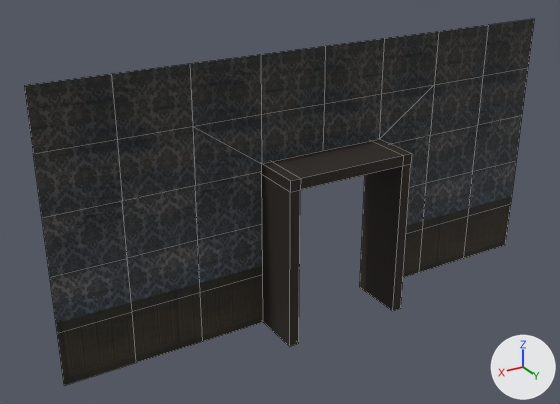
The FBX model Unity5Project/Assets/_Models/Mansion_wall_door.FBX, before and after one commit.
Both versions are drawn from a camera (50 mm lens) standing at (5.89, 8.62, 6.18) and looking at (0.69, -0.03, 1.86). Lighting does not change. The marker at lower right points along +X, +Y and +Z. Mesh edges are drawn as thin lines. Where no turn or scale is listed for an object, it has been applied to the vertices.

The older version as bpy lines, for what is in view:
```python
me_mesh = bpy.data.meshes.new('Mesh')
me_mesh.from_pydata(...)  # 53 vertices, 36 faces; spans x -3.99..3.99, y 0.0, z -0.01..3.99
me_mesh.materials.append(mat_villa_wand)  # picture img_villen_panel_jpg
me_mesh_001 = bpy.data.meshes.new('Mesh.001')
me_mesh_001.from_pydata(...)  # 24 vertices, 22 faces; spans x -1.0..1.0, y -0.43..0.43, z -1.25..1.26
me_mesh_001.materials.append(mat_wood_dark)  # picture img_wood_dark_jpg
# before: 0 (-1.0, 0.42, -1.25) at pixel (400, 308), 1 (1.0, 0.42, -1.25) at pixel (289, 346), 2 (-1.0, 0.43, 1.26) at pixel (411, 153), 3 (1.0, 0.43, 1.26) at pixel (290, 180), 8 (-1.0, 0.43, 1.1) at pixel (410, 164)
# before: 9 (1.0, 0.43, 1.1) at pixel (290, 192), 12 (-0.85, 0.43, 1.26) at pixel (403, 155), 13 (0.85, 0.43, 1.26) at pixel (300, 178), 14 (0.85, 0.42, -1.25) at pixel (298, 343), 15 (-0.85, 0.42, -1.25) at pixel (392, 311)
# before: 20 (-0.85, 0.43, 1.1) at pixel (402, 166), 21 (0.85, 0.43, 1.1) at pixel (300, 189)
ob_tuerrahmen = bpy.data.objects.new('tuerrahmen', me_mesh_001)
ob_tuerrahmen.location = (0.0, 0.32, 1.24)
ob_wand = bpy.data.objects.new('wand_', me_mesh)
ob_wand.location = (0.0, 0.0, 0.0)
```
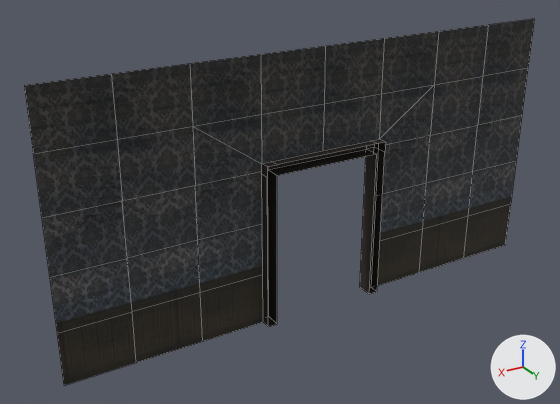
The newer file is also turned or shifted as a whole; pictures and numbers use the older file's frame.

Boxes [x1, y1, x2, y2] around the edits, measured in the pictures (560 x 404 px):
'tuerrahmen', reshaped (18% narrower, 9% shorter)
    before: [262, 139, 412, 346]
    after: [262, 139, 385, 327]
part 1 of me_mesh_001, cut back
    before: [263, 139, 412, 346]
    after: [263, 139, 385, 327]
part 2 of me_mesh_001, surface changed
    after: [267, 145, 374, 316]

Patch to the scene script:
```diff
--- a/Unity5Project/Assets/_Models/Mansion_wall_door.FBX.py
+++ b/Unity5Project/Assets/_Models/Mansion_wall_door.FBX.py
@@ me_mesh_001 @@
 # used by ob_tuerrahmen; location = (0.0, 0.32, 1.24)
 # verts and faces of me_mesh_001; kept vertices keep their numbers, new ones are numbered from 24
-me_mesh_001.from_pydata(...)  # 24 vertices, 22 faces; spans x -1.0..1.0, y -0.43..0.43, z -1.25..1.26
+me_mesh_001.from_pydata(...)  # 24 vertices, 17 faces; spans x -1.0..1.0, y -0.43..-0.17, z -1.25..1.26
+# me_mesh_001 part 1
+delete_faces([(12, 13, 21, 20), (1, 14, 21, 9), (0, 8, 20, 15), (3, 9, 21, 13), (2, 12, 20, 8)])
+for i in [0, 1, 14, 15]: verts[i] += (0.0, -0.59, 0.0)
+for i in [2, 3, 8, 9, 12, 13, 20, 21]: verts[i] += (0.0, -0.6, 0.0)
+# me_mesh_001 part 2: 17 kept faces spanning x -1.0..1.0, y -0.43..-0.17, z -1.25..1.26 get new texture (UV) coordinates
 me_mesh_001.materials.append(mat_wood_dark)
```
